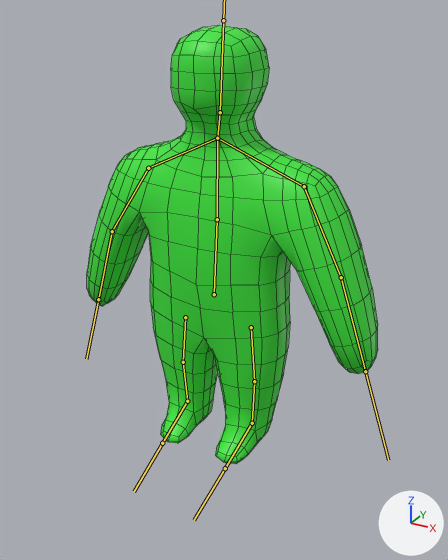
The FBX model GMTK2025/Assets/GMTK2025/Models/human.fbx as it was, and as the next commit left it.
The view is the same before and after, from a camera (50 mm lens) standing at (1.216, -2.152, 1.892) and looking at (0.124, -0.167, 0.9). Arrows for +X, +Y and +Z are at lower right; the lights stay in place. The bones that bend it are drawn over the model as lines. Mesh edges are drawn as thin lines.
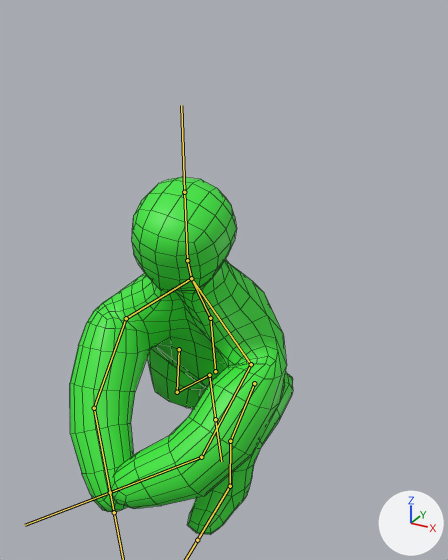
The newer file adds an action. The first version stands in its rest pose; the second is drawn at frame 1 of the action 'readyThrow'.

Location of each change, [x1, y1, x2, y2] in pixels of the pictures (448 x 560 px):
'Cube', posed (23% narrower, 18% shorter): before [87, 26, 378, 464]; after [70, 177, 293, 534]
bone 'Pelvis', root to tip: before (214, 294) to (217, 219); after (215, 371) to (210, 318)
bone 'MiddleSpine', root to tip: before (217, 219) to (217, 138); after (210, 318) to (191, 278)
bone 'Bone.002', root to tip: before (217, 138) to (304, 186); after (191, 278) to (251, 364)
bone 'LeftArm', root to tip: before (304, 186) to (341, 277); after (251, 364) to (201, 457)
bone 'LeftElbow', root to tip: before (341, 277) to (365, 371); after (201, 457) to (110, 492)
bone 'Bone.008', root to tip: before (217, 138) to (148, 168); after (191, 278) to (126, 318)
bone 'RightArm', root to tip: before (148, 168) to (112, 231); after (126, 318) to (94, 408)
bone 'RightElbow', root to tip: before (112, 231) to (98, 299); after (94, 408) to (114, 512)
bone 'Head', root to tip: before (220, 112) to (223, 20); after (187, 260) to (184, 192)
bone 'LeftHip', root to tip: before (251, 327) to (254, 381); after (254, 383) to (230, 441)
bone 'LeftKnee', root to tip: before (254, 381) to (252, 423); after (230, 441) to (230, 486)
bone 'RightHip', root to tip: before (185, 317) to (183, 362); after (179, 349) to (177, 392)
bone 'RightKnee', root to tip: before (183, 362) to (187, 401); after (177, 392) to (209, 375)

The change in detail:
Bone 'Pelvis' (bone_pelvis) moves from (0.0, 0.0, 0.0) to (-0.007, -0.409, -0.059).
Bone 'Pelvis' (bone_pelvis) turns from (0, 0, 0) to (18, 3, -3) degrees about its own x, y and z.
Bone 'MiddleSpine' (bone_middlespine) turns from (0, 0, 0) to (18, 0, -1) degrees about its own x, y and z.
Bone 'Bone.002' (bone_bone_002) turns from (0, 0, 0) to (30, 16, -2) degrees about its own x, y and z.
Bone 'LeftArm' (bone_leftarm) turns from (0, 0, 0) to (65, 5, 79) degrees about its own x, y and z.
Bone 'LeftElbow' (bone_leftelbow) turns from (0, 0, 0) to (38, 3, 7) degrees about its own x, y and z.
Bone 'Bone.008' (bone_bone_008) turns from (0, 0, 0) to (29, -10, 2) degrees about its own x, y and z.
Bone 'RightArm' (bone_rightarm) turns from (0, 0, 0) to (57, 3, -28) degrees about its own x, y and z.
Bone 'RightElbow' (bone_rightelbow) turns from (0, 0, 0) to (23, -5, 5) degrees about its own x, y and z.
Bone 'Head' (bone_head) turns from (0, 0, 0) to (-14, -2, -6) degrees about its own x, y and z.
Bone 'LeftHip' (bone_lefthip) moves from (0.0, 0.0, 0.0) to (0.104, 0.211, 0.056).
Bone 'LeftHip' (bone_lefthip) turns from (0, 0, 0) to (1, -8, -63) degrees about its own x, y and z.
Bone 'LeftKnee' (bone_leftknee) turns from (0, 0, 0) to (3, -4, 62) degrees about its own x, y and z.
Bone 'RightHip' (bone_righthip) moves from (0.0, 0.0, 0.0) to (-0.025, 0.159, 0.022).
Bone 'RightKnee' (bone_rightknee) turns from (0, 0, 0) to (-42, -18, -56) degrees about its own x, y and z.
